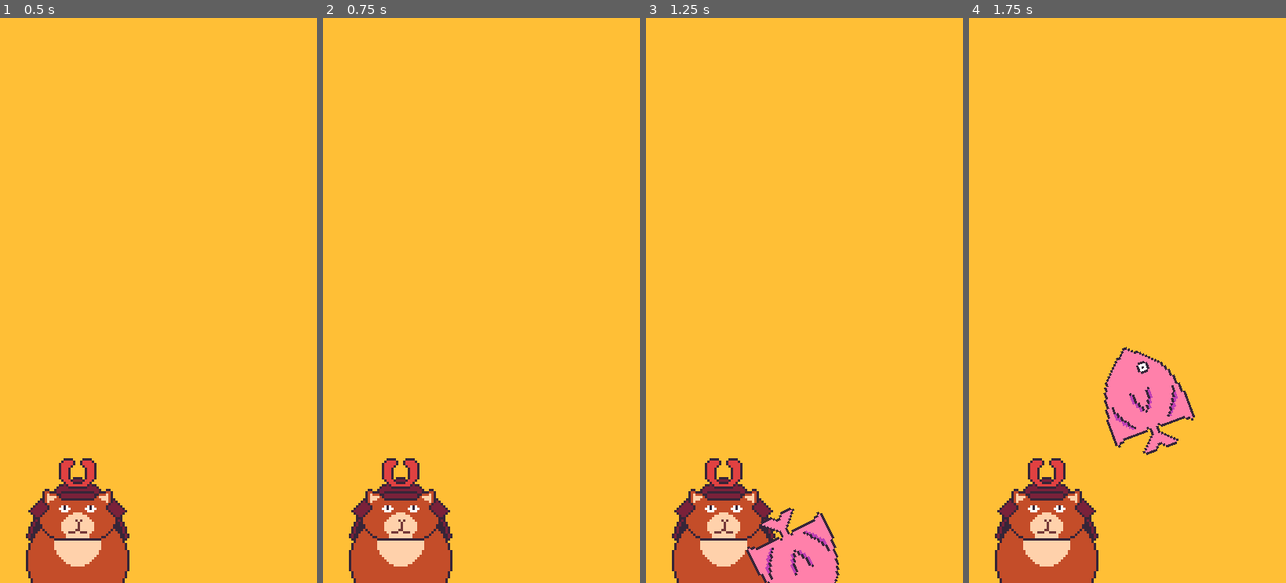
Above: before the commit, frames 1-4 (left to right).
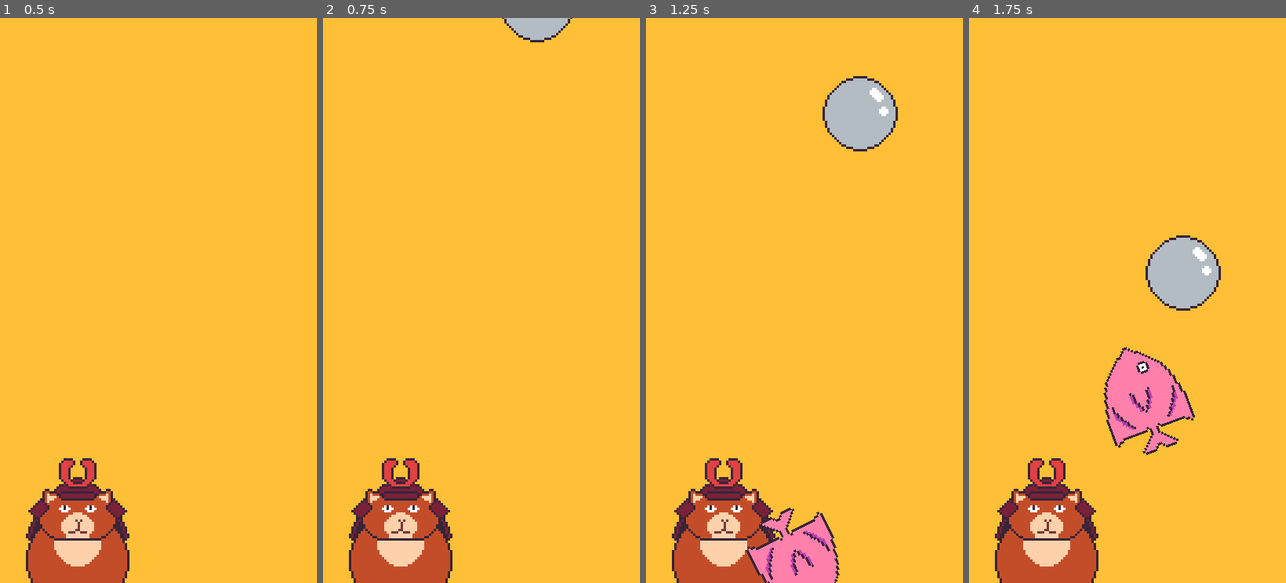
Above: after the commit, the same moments.

Repository: rthurmed/SamuraiBolinhaGD
Game: Godot game, scene res://src/Main.tscn
Same seed, same stepped clock (60 frames per second), same inputs: the game is played once before the commit and once after it.
Inputs (mouse positions are in pixels of both pictures, inside the frame that each line leads up to):
- Up to frame 1 (0.5 s): no input
- Up to frame 2 (0.75 s): tap Enter at 0.5 s; move the mouse to (620, 272) at 0.52 s
- Up to frame 3 (1.25 s): no input
- Up to frame 4 (1.75 s): move the mouse to (1092, 328) at 1.27 s

Frame 1 is identical in both runs. In frame 2, 0.6% of the frame differs, in the area x 56-79%, y 0-5%; in frame 3, 2.4%, in the area x 55-80%, y 10-24%; in frame 4, 2.4%.

Commit message:
Removed side limits

Diff:
--- /dev/null
+++ b/src/FlyingArea.gd
@@ -0,0 +1,6 @@
+extends Area2D
+
+
+func _on_FlyingArea_body_exited(body):
+	if body.is_in_group("cuttable"):
+		body.queue_free()
--- a/src/Main.tscn
+++ b/src/Main.tscn
@@ -2,18 +2,18 @@
 
 [ext_resource path="res://assets/samurai.png" type="Texture" id=1]
 [ext_resource path="res://src/objects/Ball.tscn" type="PackedScene" id=2]
-[ext_resource path="res://src/KillArea.gd" type="Script" id=3]
+[ext_resource path="res://src/FlyingArea.gd" type="Script" id=3]
 [ext_resource path="res://src/Slasher.gd" type="Script" id=4]
 [ext_resource path="res://src/BallSpawner.gd" type="Script" id=5]
+
+[sub_resource type="RectangleShape2D" id=1]
+extents = Vector2( 88, 120 )
 
 [sub_resource type="Curve" id=3]
 _data = [ Vector2( 0.0247525, 1 ), 0.0, 0.0, 0, 0, Vector2( 1, 0 ), 0.0, 0.0, 0, 0 ]
 
 [sub_resource type="RectangleShape2D" id=4]
 extents = Vector2( 86, 20 )
-
-[sub_resource type="RectangleShape2D" id=1]
-extents = Vector2( 100, 25 )
 
 [node name="Main" type="Node"]
 
@@ -24,6 +24,12 @@
 [node name="Camera2D" type="Camera2D" parent="."]
 position = Vector2( 88, 120 )
 current = true
+
+[node name="FlyingArea" type="Area2D" parent="Camera2D"]
+script = ExtResource( 3 )
+
+[node name="CollisionShape2D" type="CollisionShape2D" parent="Camera2D/FlyingArea"]
+shape = SubResource( 1 )
 
 [node name="Slasher" type="Node2D" parent="."]
 position = Vector2( 88, 96 )
@@ -56,23 +62,10 @@
 shape = SubResource( 4 )
 
 [node name="Ball" parent="BallSpawner" instance=ExtResource( 2 )]
+position = Vector2( 0, -302 )
 
 [node name="Timer" type="Timer" parent="BallSpawner"]
 autostart = true
-
-[node name="KillArea" type="Area2D" parent="."]
-modulate = Color( 1, 0, 0, 1 )
-position = Vector2( 91, 270 )
-script = ExtResource( 3 )
-
-[node name="CollisionShape2D" type="CollisionShape2D" parent="KillArea"]
-position = Vector2( 0, 15 )
-shape = SubResource( 1 )
-
-[node name="Limits" type="StaticBody2D" parent="."]
-
-[node name="CollisionPolygon2D" type="CollisionPolygon2D" parent="Limits"]
-polygon = PoolVector2Array( 176, 0, 176, 301, 0, 304, 0, 0, -30, -42, -62, 350, 238, 366, 229, -33, -30, -42, 0, 0 )
 
 [node name="BGLayer" type="CanvasLayer" parent="."]
 layer = -5
@@ -83,5 +76,5 @@
 mouse_filter = 2
 color = Color( 1, 0.74902, 0.211765, 1 )
 
+[connection signal="body_exited" from="Camera2D/FlyingArea" to="Camera2D/FlyingArea" method="_on_FlyingArea_body_exited"]
 [connection signal="timeout" from="BallSpawner/Timer" to="BallSpawner" method="_on_Timer_timeout"]
-[connection signal="body_entered" from="KillArea" to="KillArea" method="_on_KillArea_body_entered"]
--- a/src/objects/Cuttable.gd
+++ b/src/objects/Cuttable.gd
@@ -10,6 +10,7 @@
 
 
 func _ready():
+	add_to_group("cuttable")
 	if len(replace_polygon) > 0:
 		polygon.polygon = replace_polygon
 		collision.polygon = replace_polygon
